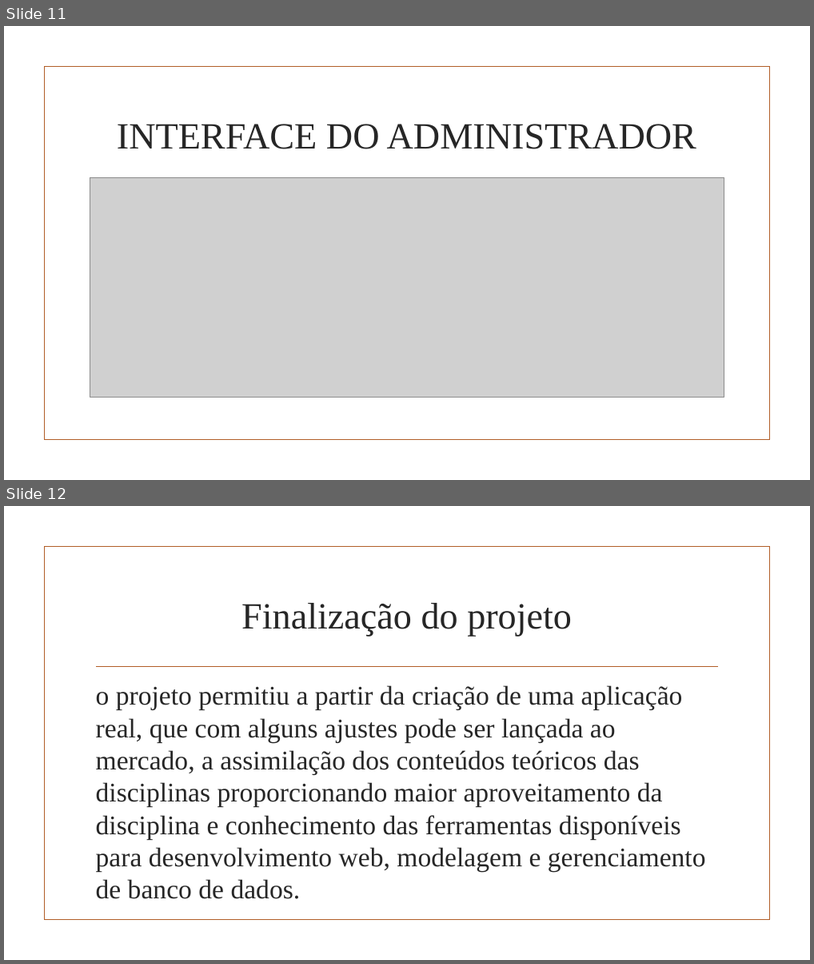
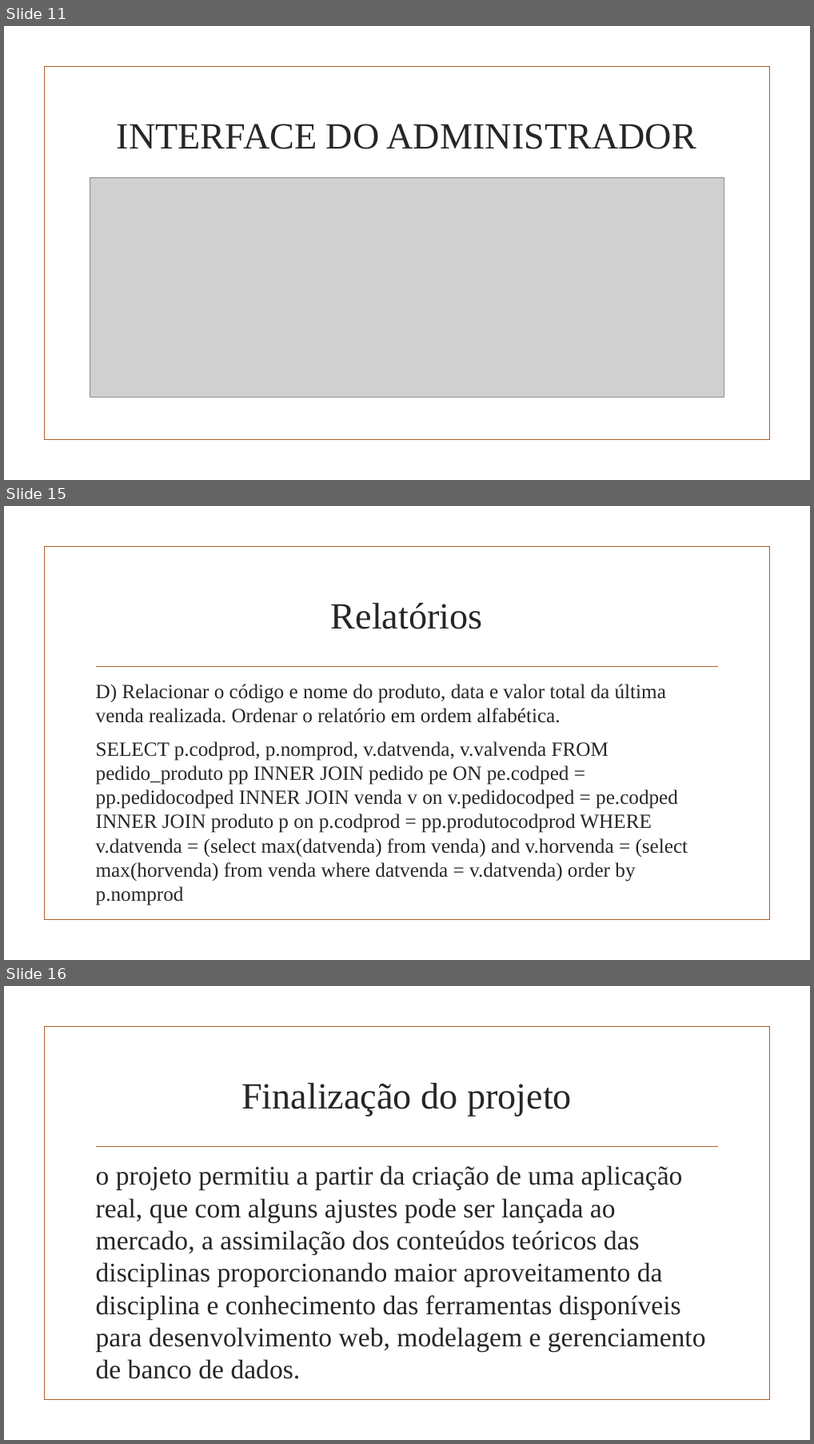
Before and after one commit to luismallmann/carneshop, a slide deck: doc/CarneShop e-commerce Apresentacao.pptx. Shown one above the other, each under a label of ours: slides 11 and 12 before the commit, slides 11, 15 and 16 after it; the slides between them are not shown. The pictures are 814x964 and 814x1444 pixels, drawn with LibreOffice and Linux fonts; fonts in the diff are those of the drawing; grey boxes stand for pictures; background and template pictures are left out. Boxes give left, top, right and bottom in pixels: in the first picture for what was removed or moved away, otherwise in the second. Text is boxed around its words. In the diff, an @@ line names an element or a change of style, - is before the commit and + after.

```diff
--- a/doc/CarneShop e-commerce Apresentacao.pptx
+++ b/doc/CarneShop e-commerce Apresentacao.pptx
@@ slide 15 added at (4, 506, 810, 960), background picture (left out); not listed: 2 template elements that a slide beside it also shows @@
@@ title added at (331, 603, 483, 629), 44 pt, text #262626 @@
+Relatórios
@@ text added at (96, 684, 689, 905), 24 pt, text #262626 @@
+D) Relacionar o código e nome do produto, data e valor total da última venda realizada. Ordenar o relatório em ordem alfabética.
+SELECT p.codprod, p.nomprod, v.datvenda, v.valvenda FROM pedido_produto pp INNER JOIN pedido pe ON pe.codped = pp.pedidocodped INNER JOIN venda v on v.pedidocodped = pe.codped INNER JOIN produto p on p.codprod = pp.produtocodprod WHERE v.datvenda = (select max(datvenda) from venda) and v.horvenda = (select max(horvenda) from venda where datvenda = v.datvenda) order by p.nomprod
@@ what was slide 12 is now slide 16 @@
```
Also in this commit, not shown: 3 other slides added.
